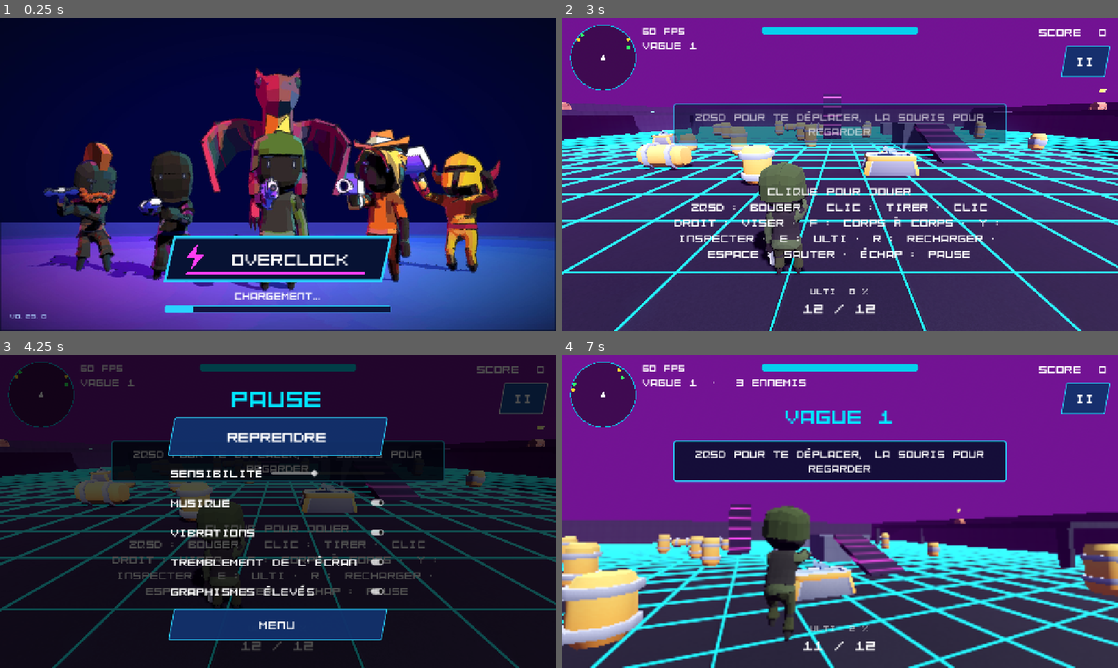
Above: before the commit, frames 1-4 (two rows, left to right).
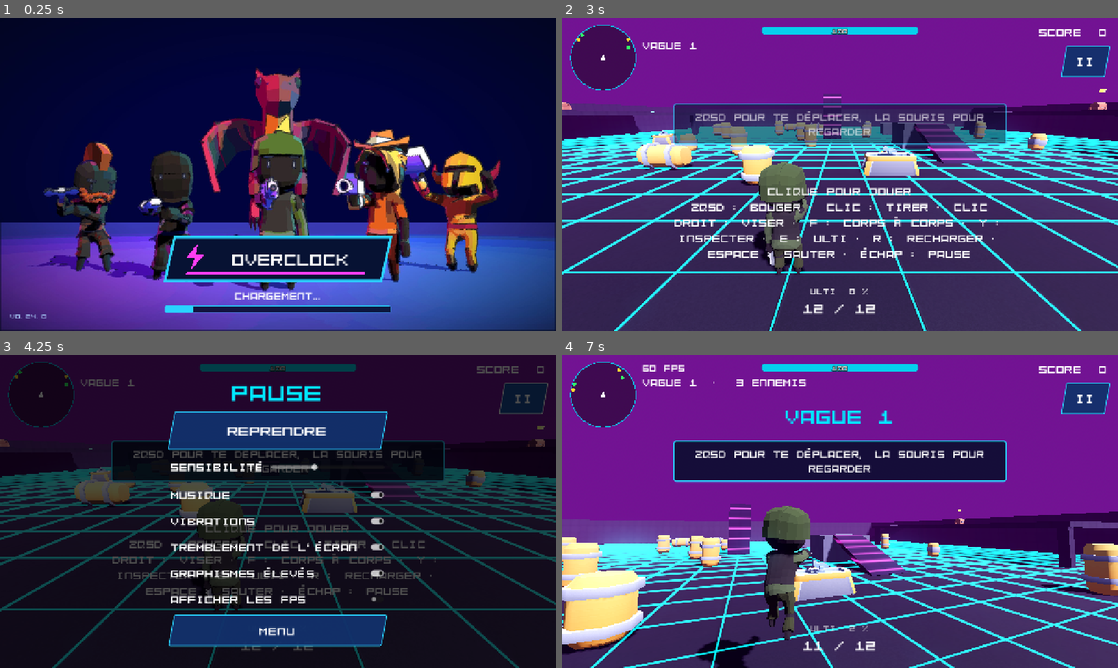
Above: after the commit, the same moments.

Repository: mariusortiz/overclock
Game: Godot game, scene res://scenes/loading.tscn
Two runs of this game, one before a commit and one after it. Both use one fixed random seed, a clock stepped at 60 frames per second and the inputs below.
Inputs (mouse positions are in pixels of both pictures, inside the frame that each line leads up to):
- Up to frame 1 (0.25 s): no input
- Up to frame 2 (3 s): tap Enter at 0.5, 2 s; move the mouse to (962, 158) at 0.52 s; hold D (move_right) 0.53-1.25 s; tap Y (inspect) at 0.6, 2.3 s; click (962, 158) at 0.67 s; tap Space (jump) at 0.77, 1.25 s; tap F (melee) at 0.8 s; drag from (728, 190) to (812, 237) at 1.27 s; move the mouse to (895, 105) at 2.02 s; hold D (move_right) 2.03-2.75 s; tap E (ultimate) at 2.1 s; click (895, 105) at 2.17 s; click "JOUER" at 2.75 s
- Up to frame 3 (4.25 s): click "II" at 3.5 s
- Up to frame 4 (7 s): click (840, 599) at 4.25 s, where only the run after the commit has a clickable "Afficher les FPS"; click "REPRENDRE" at 5 s; drag from (812, 574) to (673, 464) at 5.77 s; move the mouse to (878, 514) at 6.52 s; hold W (move_forward) from 6.53 s (still down); tap F (melee) at 6.6 s; click (878, 514) at 6.67 s; tap Space (jump) at 6.77 s; tap E (ultimate) at 6.8 s

The runs differ from the first frame. In frame 1, less than 0.1% of the frame differs, in the area x 5-7%, y 94-96%; in frame 2, 0.2%; in frame 3, 9.0%; in frame 4, 28%, in the area x 0-100%, y 3-100%.

Commit message:
Clearer touch controls, and the APK build is back
Touch buttons now carry an icon and a full word in the game's font. The
ultimate's gauge fills around its button, which turns gold when ready;
INSPECTER moves away from the fighting buttons, under pause. A faint
joystick shows where the left thumb goes. The health bar shows its number;
the FPS counter is off by default (new setting). Each push on main builds
a debug APK again and publishes it as the latest-debug release.

Co-Authored-By: Claude Opus 5.5 <noreply@anthropic.com>
Claude-Session: https://claude.ai/code/session_01TMrhLU8C9hMQ3DU14F1G1z

Diff:
--- a/project.godot
+++ b/project.godot
@@ -6,7 +6,7 @@
 [application]
 
 config/name="Overclock"
-config/version="0.23.0"
+config/version="0.24.0"
 run/main_scene="res://scenes/loading.tscn"
 config/features=PackedStringArray("4.5", "Mobile")
 config/icon="res://assets/ui/icon.png"
--- a/scripts/hud.gd
+++ b/scripts/hud.gd
@@ -22,6 +22,7 @@
 var _banner_tween: Tween
 var _perk_options: Array = []
 var _hint := Label.new()
+var _health_number := Label.new()
 var _hint_tween: Tween
 
 @onready var touch_controls: TouchControls = $TouchControls
@@ -60,6 +61,9 @@
 
 func _ready() -> void:
 	touch_controls.visible = _is_touch
+	# On touch screens the ULTI button shows the gauge itself.
+	_ultimate_label.visible = not _is_touch
+	_build_health_number()
 	_banner.modulate.a = 0.0
 	_replay_button.pressed.connect(replay_pressed.emit)
 	_menu_button.pressed.connect(menu_pressed.emit)
@@ -73,6 +77,7 @@
 
 
 func _process(_delta: float) -> void:
+	_fps_label.visible = Settings.show_fps
 	_fps_label.text = "%d FPS" % Engine.get_frames_per_second()
 	_desktop_hint.visible = not _is_touch and not _game_over \
 			and Input.mouse_mode != Input.MOUSE_MODE_CAPTURED
@@ -81,6 +86,19 @@
 func set_health(current: int, maximum: int) -> void:
 	_health_bar.max_value = maximum
 	_health_bar.value = current
+	_health_number.text = str(current)
+
+
+## Health in figures, on the bar.
+func _build_health_number() -> void:
+	_health_number.set_anchors_and_offsets_preset(Control.PRESET_FULL_RECT)
+	_health_number.horizontal_alignment = HORIZONTAL_ALIGNMENT_CENTER
+	_health_number.vertical_alignment = VERTICAL_ALIGNMENT_CENTER
+	_health_number.add_theme_font_size_override("font_size", 16)
+	_health_number.add_theme_color_override("font_outline_color", Color.BLACK)
+	_health_number.add_theme_constant_override("outline_size", 6)
+	_health_number.mouse_filter = Control.MOUSE_FILTER_IGNORE
+	_health_bar.add_child(_health_number)
 
 
 ## Darkens the whole screen; await it before changing what is behind.
@@ -116,6 +134,7 @@
 
 ## `ratio`: charge of the ultimate, from 0 to 1.
 func set_ultimate(ratio: float) -> void:
+	touch_controls.set_ultimate(ratio)
 	var is_ready := ratio >= 1.0
 	var text := "ULTI PRÊTE" if is_ready else "ULTI  %d %%" % floori(ratio * 100.0)
 	if is_ready and not _is_touch:
--- a/scripts/settings.gd
+++ b/scripts/settings.gd
@@ -11,12 +11,14 @@
 var vibration_enabled := true
 ## The view shakes when the player is hit or a rocket goes off.
 var camera_shake := true
+## Frames per second in the corner of the screen, for checking performance.
+var show_fps := false
 ## Off: no shadows, no glow and a lower 3D resolution, for slower phones.
 var high_quality := true
 
 
 func _ready() -> void:
-	for property: StringName in [&"sensitivity", &"music_enabled", &"vibration_enabled", &"camera_shake", &"high_quality"]:
+	for property: StringName in [&"sensitivity", &"music_enabled", &"vibration_enabled", &"camera_shake", &"high_quality", &"show_fps"]:
 		set(property, SaveData.load_setting(property, get(property)))
 	_apply()
 
--- a/scripts/settings_controls.gd
+++ b/scripts/settings_controls.gd
@@ -30,12 +30,13 @@
 	_add_toggle("Vibrations", &"vibration_enabled")
 	_add_toggle("Tremblement de l'écran", &"camera_shake")
 	_add_toggle("Graphismes élevés", &"high_quality")
+	_add_toggle("Afficher les FPS", &"show_fps")
 
 
 func _add_toggle(text: String, property: StringName) -> void:
 	var toggle := CheckButton.new()
 	toggle.text = text
-	toggle.custom_minimum_size.y = 60
+	toggle.custom_minimum_size.y = 52
 	toggle.add_theme_font_size_override("font_size", 26)
 	toggle.button_pressed = Settings.get(property)
 	toggle.toggled.connect(func(on: bool) -> void: Settings.set_value(property, on))
--- a/scripts/touch_controls.gd
+++ b/scripts/touch_controls.gd
@@ -7,19 +7,26 @@
 signal look(relative: Vector2)
 
 const ACCENT := Color(0, 0.9, 1)
+const GOLD := Color(1.0, 0.85, 0.2)
+const FONT := preload("res://assets/ui/fonts/kenney_mini_square_mono.ttf")
+## Where the joystick waits, faintly drawn, until a thumb lands on the left half.
+const JOYSTICK_REST := Vector2(190, -175)  # from the bottom left corner
 const FIRE_RADIUS := 85.0
 const FIRE_MARGIN := Vector2(70, 60)
 const BUTTON_GAP := 16.0
 
-## Round buttons. "offset" is measured from the center of the fire button.
-## A "toggle" button switches its action on and off at each tap.
+## Round buttons, each with an icon and a short word under it. "offset" is
+## measured from the center of the fire button, except for those marked
+## "top", measured from the top right corner. A "toggle" button switches its
+## action on and off at each tap.
 const BUTTONS := [
-	{"action": "fire", "label": "TIR", "radius": FIRE_RADIUS, "font_size": 30, "offset": Vector2.ZERO, "toggle": false},
-	{"action": "reload", "label": "RECH.", "radius": 52.0, "font_size": 20, "offset": Vector2(-153, 30), "toggle": false},
-	{"action": "melee", "label": "COUP", "radius": 52.0, "font_size": 20, "offset": Vector2(-140, -95), "toggle": false},
-	{"action": "ultimate", "label": "ULTI", "radius": 52.0, "font_size": 20, "offset": Vector2(-275, 75), "toggle": false},
-	{"action": "inspect", "label": "INSP.", "radius": 42.0, "font_size": 17, "offset": Vector2(-385, -40), "toggle": false},
-	{"action": "aim", "label": "VISER", "radius": 52.0, "font_size": 20, "offset": Vector2(-265, -40), "toggle": true},
+	{"action": "fire", "label": "TIR", "radius": FIRE_RADIUS, "offset": Vector2.ZERO, "toggle": false},
+	{"action": "reload", "label": "RECHARGER", "radius": 52.0, "offset": Vector2(-153, 30), "toggle": false},
+	{"action": "melee", "label": "COUP", "radius": 52.0, "offset": Vector2(-140, -95), "toggle": false},
+	{"action": "ultimate", "label": "ULTI", "radius": 52.0, "offset": Vector2(-275, 75), "toggle": false},
+	{"action": "aim", "label": "VISER", "radius": 52.0, "offset": Vector2(-265, -40), "toggle": true},
+	# Rarely needed in a fight: away from the others, under the pause button.
+	{"action": "inspect", "label": "INSPECTER", "radius": 38.0, "offset": Vector2(-80, 165), "toggle": false, "top": true},
 ]
 
 @export var joystick_radius := 110.0
@@ -35,6 +42,8 @@
 ## Action of a button that pulses to draw attention (tutorial), or &"".
 var _highlighted := &""
 var _time := 0.0
+## Charge of the ultimate, 0 to 1, drawn around its button.
+var _ultimate_charge := 0.0
 
 @onready var _jump_button: TouchScreenButton = $JumpButton
 
@@ -157,8 +166,14 @@
 	queue_redraw()
 
 
+## The ultimate's gauge, drawn as a ring around its button.
+func set_ultimate(ratio: float) -> void:
+	_ultimate_charge = clampf(ratio, 0.0, 1.0)
+	queue_redraw()
+
+
 func _process(delta: float) -> void:
-	if _highlighted != &"":
+	if _highlighted != &"" or _ultimate_charge >= 1.0:
 		_time += delta
 		queue_redraw()
 
@@ -167,22 +182,83 @@
 	for i in BUTTONS.size():
 		var button: Dictionary = BUTTONS[i]
 		var active: bool = Input.is_action_pressed(button.action) if button.toggle else _button_fingers[i] != -1
-		_draw_button(_button_center(i), button.radius, button.label, button.font_size, active)
+		_draw_button(_button_center(i), button, active)
 		if button.action == _highlighted:
 			var pulse := 0.5 + 0.5 * sin(_time * 6.0)
 			draw_arc(_button_center(i), button.radius + 8.0 + pulse * 10.0, 0.0, TAU, 48,
-					Color(1.0, 0.85, 0.2, 1.0 - pulse * 0.6), 5.0)
+					Color(GOLD, 1.0 - pulse * 0.6), 5.0)
 	if _move_finger != -1:
 		draw_circle(_joy_origin, joystick_radius, Color(1, 1, 1, 0.08))
 		draw_arc(_joy_origin, joystick_radius, 0.0, TAU, 48, Color(ACCENT, 0.5), 3.0)
 		draw_circle(_joy_origin + _joy_vector * joystick_radius, knob_radius, Color(ACCENT, 0.55))
-
-
-func _draw_button(center: Vector2, radius: float, label: String, font_size: int, active: bool) -> void:
-	draw_circle(center, radius, Color(ACCENT, 0.45 if active else 0.15))
-	draw_arc(center, radius, 0.0, TAU, 48, Color(ACCENT, 1.0 if active else 0.7), 4.0)
-	var text_origin := center + Vector2(-radius, font_size * 0.35)
-	draw_string(ThemeDB.fallback_font, text_origin, label, HORIZONTAL_ALIGNMENT_CENTER, radius * 2.0, font_size)
+	else:
+		# Where to put the thumb, until it is there.
+		var rest := Vector2(JOYSTICK_REST.x, size.y + JOYSTICK_REST.y)
+		draw_arc(rest, joystick_radius, 0.0, TAU, 48, Color(ACCENT, 0.22), 3.0)
+		draw_circle(rest, knob_radius, Color(ACCENT, 0.12))
+		_draw_label(rest + Vector2(0, joystick_radius + 26), "BOUGER", 16, Color(1, 1, 1, 0.35))
+
+
+func _draw_button(center: Vector2, button: Dictionary, active: bool) -> void:
+	var radius: float = button.radius
+	var action: String = button.action
+	var ready_ultimate := action == "ultimate" and _ultimate_charge >= 1.0
+	var color := GOLD if ready_ultimate else ACCENT
+	var fill := 0.45 if active else 0.15
+	if ready_ultimate:
+		fill = 0.3 + 0.2 * sin(_time * 5.0)
+	draw_circle(center, radius, Color(color, fill))
+	draw_arc(center, radius, 0.0, TAU, 48, Color(color, 1.0 if active else 0.7), 4.0)
+	if action == "ultimate" and not ready_ultimate:
+		# Its gauge fills around the edge.
+		draw_arc(center, radius - 6.0, -PI / 2.0, -PI / 2.0 + TAU * _ultimate_charge, 48, GOLD, 6.0)
+	var big := radius >= FIRE_RADIUS
+	var icon_size := radius * (0.55 if big else 0.62)
+	var label_size := 22 if big else (12 if radius < 45.0 else 14)
+	_draw_icon(action, center - Vector2(0, radius * 0.16), icon_size, Color.WHITE)
+	_draw_label(center + Vector2(0, radius * 0.62), button.label, label_size, Color(1, 1, 1, 0.9))
+
+
+func _draw_label(at: Vector2, text: String, font_size: int, color: Color) -> void:
+	var width := FONT.get_string_size(text, HORIZONTAL_ALIGNMENT_LEFT, -1, font_size).x
+	draw_string(FONT, at + Vector2(-width / 2.0, font_size * 0.35), text, HORIZONTAL_ALIGNMENT_LEFT, -1, font_size, color)
+
+
+## A simple line icon for each action, `size` pixels across.
+func _draw_icon(action: String, center: Vector2, size_px: float, color: Color) -> void:
+	var r := size_px / 2.0
+	var line := maxf(size_px * 0.09, 2.5)
+	match action:
+		"fire":  # crosshair
+			draw_arc(center, r * 0.7, 0.0, TAU, 32, color, line)
+			for direction: Vector2 in [Vector2.UP, Vector2.DOWN, Vector2.LEFT, Vector2.RIGHT]:
+				draw_line(center + direction * r * 0.35, center + direction * r, color, line)
+			draw_circle(center, line * 0.8, color)
+		"reload":  # arrow going round
+			draw_arc(center, r * 0.7, -PI * 0.35, PI * 1.35, 32, color, line)
+			var tip := center + Vector2(cos(-PI * 0.35), sin(-PI * 0.35)) * r * 0.7
+			draw_colored_polygon([tip + Vector2(-r * 0.05, -r * 0.42), tip + Vector2(r * 0.38, r * 0.05),
+					tip + Vector2(-r * 0.3, r * 0.2)], color)
+		"melee":  # blade, slanted
+			var axis := Vector2(1, -1).normalized()
+			var side := Vector2(axis.y, -axis.x)
+			var guard := center - axis * r * 0.25
+			draw_colored_polygon([guard + side * r * 0.16, center + axis * r * 0.95, guard - side * r * 0.16], color)
+			draw_line(guard + side * r * 0.32, guard - side * r * 0.32, color, line)
+			draw_line(guard, guard - axis * r * 0.6, color, line * 1.6)
+		"ultimate":  # lightning bolt, as on the logo
+			var bolt := PackedVector2Array()
+			for point: Vector2 in [Vector2(0.55, 0), Vector2(0.1, 0.56), Vector2(0.42, 0.56), Vector2(0.28, 1),
+					Vector2(0.8, 0.4), Vector2(0.47, 0.4)]:
+				bolt.append(center + (point - Vector2(0.45, 0.5)) * size_px)
+			draw_colored_polygon(bolt, color)
+		"aim":  # scope
+			draw_arc(center, r * 0.8, 0.0, TAU, 32, color, line)
+			draw_line(center + Vector2(-r * 0.8, 0), center + Vector2(r * 0.8, 0), color, line * 0.6)
+			draw_line(center + Vector2(0, -r * 0.8), center + Vector2(0, r * 0.8), color, line * 0.6)
+		"inspect":  # magnifying glass
+			draw_arc(center + Vector2(-r * 0.15, -r * 0.15), r * 0.5, 0.0, TAU, 24, color, line)
+			draw_line(center + Vector2(r * 0.2, r * 0.2), center + Vector2(r * 0.75, r * 0.75), color, line * 1.4)
 
 
 func _fire_center() -> Vector2:
@@ -190,7 +266,10 @@
 
 
 func _button_center(index: int) -> Vector2:
-	return _fire_center() + BUTTONS[index].offset
+	var button: Dictionary = BUTTONS[index]
+	if button.get("top", false):
+		return Vector2(size.x, 0) + button.offset
+	return _fire_center() + button.offset
 
 
 func _jump_rect() -> Rect2:
Not shown, changed: export_presets.cfg
